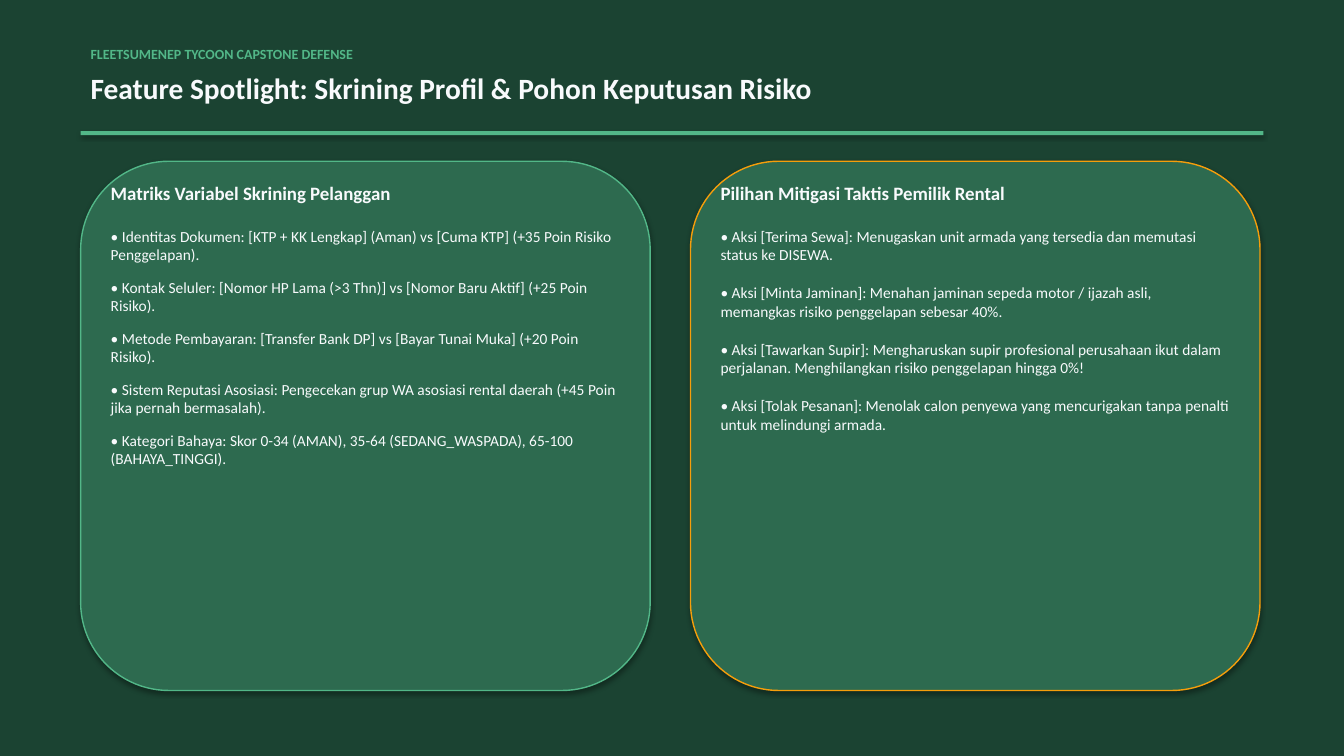
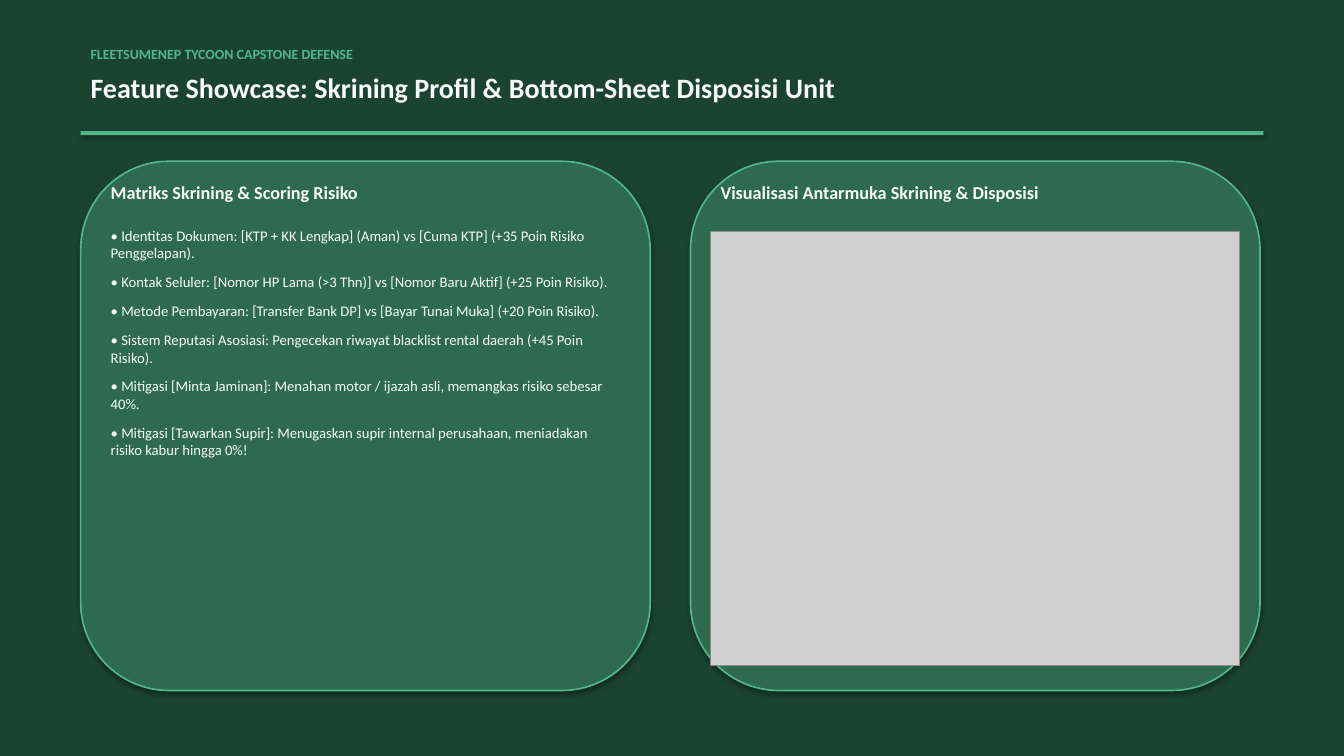
Before and after one commit to DavaYudist/PEMROGRAMAN-BERORIENTASI-OBJEK, a slide deck: slide 8 of Project_Akhir_Semester_Game_3125522002_M Davana Yudista Firdausy/presentation_game_capstone.pptx (slide 7 before the commit). Drawn at 1344x756 pixels with LibreOffice and Linux fonts; fonts in the diff are those of the drawing; grey boxes stand for pictures. Boxes give left, top, right and bottom in pixels: in the first picture for what was removed or moved away, otherwise in the second. Text is boxed around its words. In the diff, an @@ line names an element or a change of style, - is before the commit and + after.

```diff
--- a/Project_Akhir_Semester_Game_3125522002_M Davana Yudista Firdausy/presentation_game_capstone.pptx
+++ b/Project_Akhir_Semester_Game_3125522002_M Davana Yudista Firdausy/presentation_game_capstone.pptx
@@ text at (91, 78, 835, 103): text changed; size 21 to 20 pt @@
-Feature Spotlight: Skrining Profil & Pohon Keputusan Risiko
+Feature Showcase: Skrining Profil & Bottom-Sheet Disposisi Unit
@@ rounded rectangle at (81, 161, 650, 691): outline #52B788 1 pt to #52B788 1.2 pt @@
@@ rounded rectangle at (691, 161, 1260, 691): outline #F59E0B 1 pt to #52B788 1.2 pt @@
@@ text at (111, 186, 357, 202): text changed; size 13.5 to 13 pt @@
-Matriks Variabel Skrining Pelanggan
+Matriks Skrining & Scoring Risiko
@@ text at (721, 186, 1039, 202): text changed; size 13.5 to 13 pt @@
-Pilihan Mitigasi Taktis Pemilik Rental
+Visualisasi Antarmuka Skrining & Disposisi
@@ text at (111, 230, 607, 319): size 11 to 10.5 pt in "• Identitas Dokumen: [KTP + KK Lengkap] ...", "• Kontak Seluler: [Nomor HP Lama (>3 ...", "• Metode Pembayaran: [Transfer Bank DP] vs ..."; less space between paragraphs @@
@@ picture added at (711, 232, 1240, 665) @@
@@ text removed at (721, 231, 1228, 433) @@
-• Aksi [Terima Sewa]: Menugaskan unit armada yang tersedia dan memutasi status ke DISEWA.
-• Aksi [Minta Jaminan]: Menahan jaminan sepeda motor / ijazah asli, memangkas risiko penggelapan sebesar 40%.
-• Aksi [Tawarkan Supir]: Mengharuskan supir profesional perusahaan ikut dalam perjalanan. Menghilangkan risiko penggelapan hingga 0%!
-• Aksi [Tolak Pesanan]: Menolak calon penyewa yang mencurigakan tanpa penalti untuk melindungi armada.
@@ text at (111, 334, 603, 458): text changed; size 11 to 10.5 pt @@
-• Sistem Reputasi Asosiasi: Pengecekan grup WA asosiasi rental daerah (+45 Poin jika pernah bermasalah).
-• Kategori Bahaya: Skor 0-34 (AMAN), 35-64 (SEDANG_WASPADA), 65-100 (BAHAYA_TINGGI).
+• Sistem Reputasi Asosiasi: Pengecekan riwayat blacklist rental daerah (+45 Poin Risiko).
+• Mitigasi [Minta Jaminan]: Menahan motor / ijazah asli, memangkas risiko sebesar 40%.
+• Mitigasi [Tawarkan Supir]: Menugaskan supir internal perusahaan, meniadakan risiko kabur hingga 0%!
```
Also in this commit, not shown: 8 other slides changed, 3 slides added, 5 slides removed, 9 other files.
